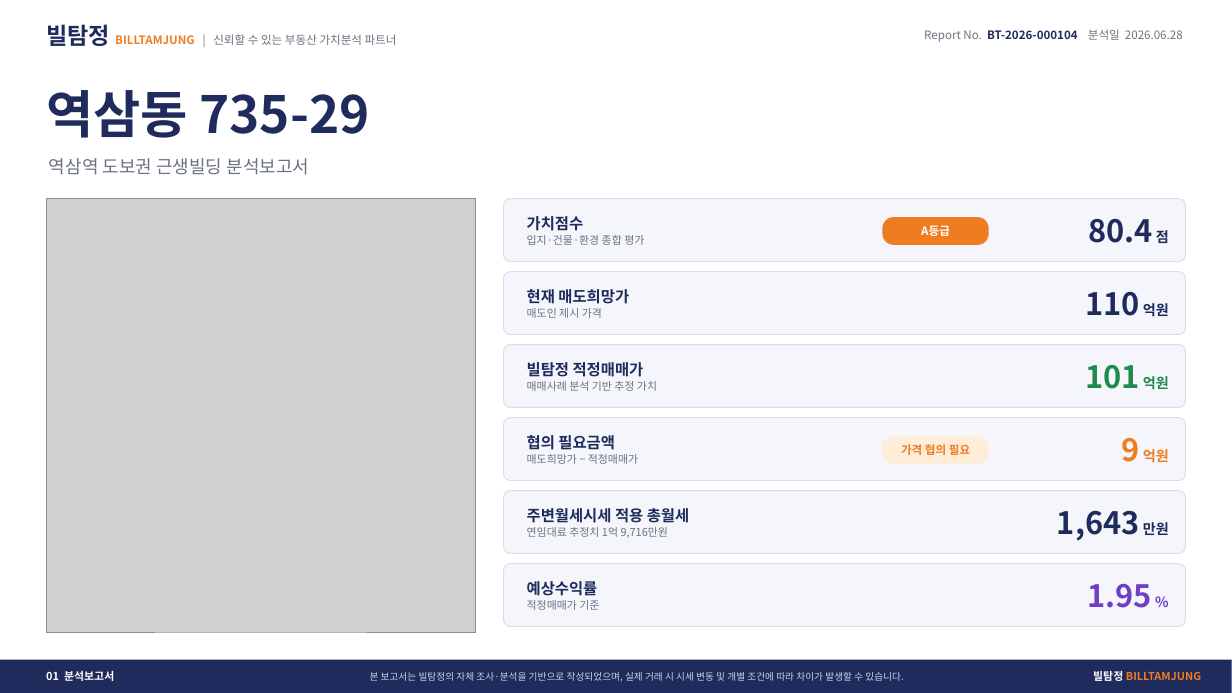
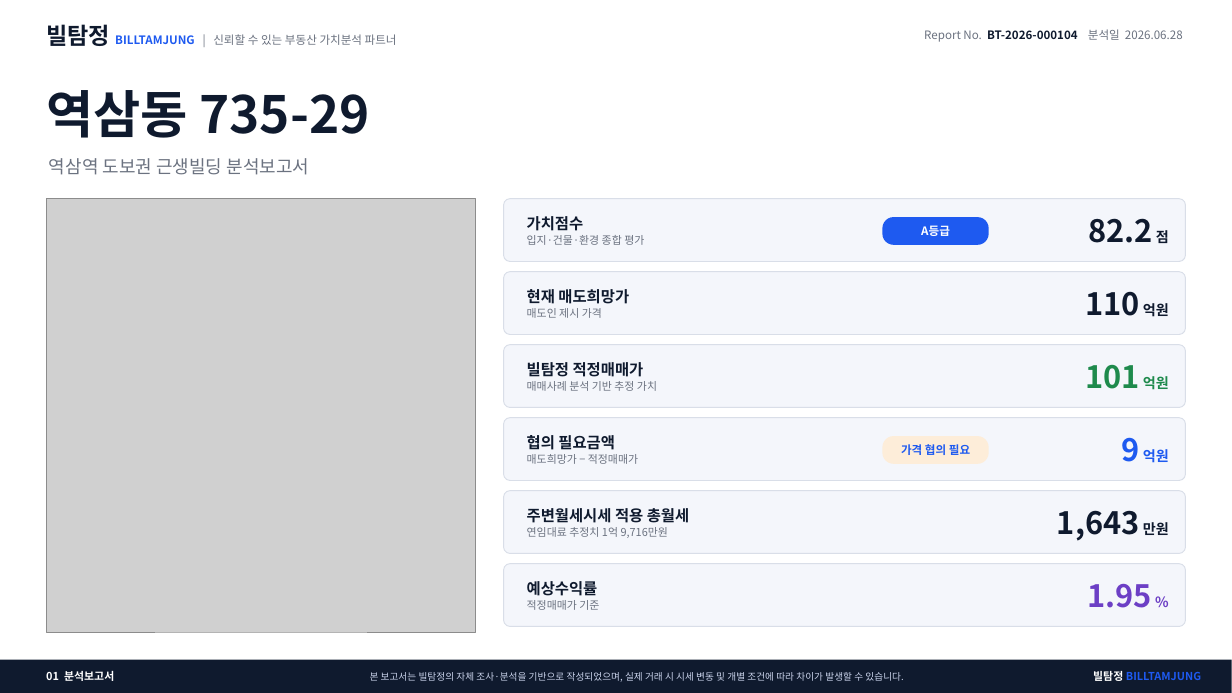
Before and after one commit to lsu7202/billtamjung, a slide deck: slide 1 of specs/03-features/R_example.pptx. Drawn at 1232x693 pixels with LibreOffice and Linux fonts; fonts in the diff are those of the drawing; grey boxes stand for pictures. Boxes give left, top, right and bottom in pixels: in the first picture for what was removed or moved away, otherwise in the second. Text is boxed around its words. In the diff, an @@ line names an element or a change of style, - is before the commit and + after.

```diff
--- a/specs/03-features/R_example.pptx
+++ b/specs/03-features/R_example.pptx
@@ text "빌탐정 BILLTAMJUNG | 신뢰할 수 ..." at [46,24,397,46]: text colour #1E2B5C to #0F1A2E in "빌탐정"; text colour #EE7D22 to #1E5AF0 in "BILLTAMJUNG" @@
@@ text "Report No. BT-2026-000104 분석일 2026.06.28" at [924,29,1183,42]: text colour #1E2B5C to #0F1A2E in "BT-2026-000104" @@
@@ text at [527,216,584,231]: text colour #1E2B5C to #0F1A2E in "가치점수" @@
@@ rounded rectangle at [883,217,989,245]: fill #EE7D22 to #1E5AF0 @@
@@ text at [1088,218,1169,243]: text changed; text colour #1E2B5C to #0F1A2E @@
-80.4 점
+82.2 점
@@ text at [527,289,629,304]: text colour #1E2B5C to #0F1A2E in "현재 매도희망가" @@
@@ text at [527,362,644,377]: text colour #1E2B5C to #0F1A2E in "빌탐정 적정매매가" @@
@@ text "9 억원" at [1121,437,1169,463]: text colour #EE7D22 to #1E5AF0 @@
@@ text at [527,435,615,450]: text colour #1E2B5C to #0F1A2E in "협의 필요금액" @@
@@ text "가격 협의 필요" at [901,444,970,455]: text colour #EE7D22 to #1E5AF0 @@
@@ text at [527,508,689,523]: text colour #1E2B5C to #0F1A2E in "주변월세시세 적용 총월세" @@
@@ text colour #1E2B5C to #0F1A2E in 3 elements at [46,90,369,138], [1085,291,1169,317], [1057,510,1169,541] @@
@@ text at [527,581,598,596]: text colour #1E2B5C to #0F1A2E in "예상수익률" @@
@@ rectangle at [0,660,1232,693]: fill #1E2B5C to #0F1A2E @@
@@ text "빌탐정 BILLTAMJUNG" at [1093,671,1201,681]: text colour #EE7D22 to #1E5AF0 in "BILLTAMJUNG" @@
```
Also in this commit, not shown: 7 other slides changed, 39 other files.
